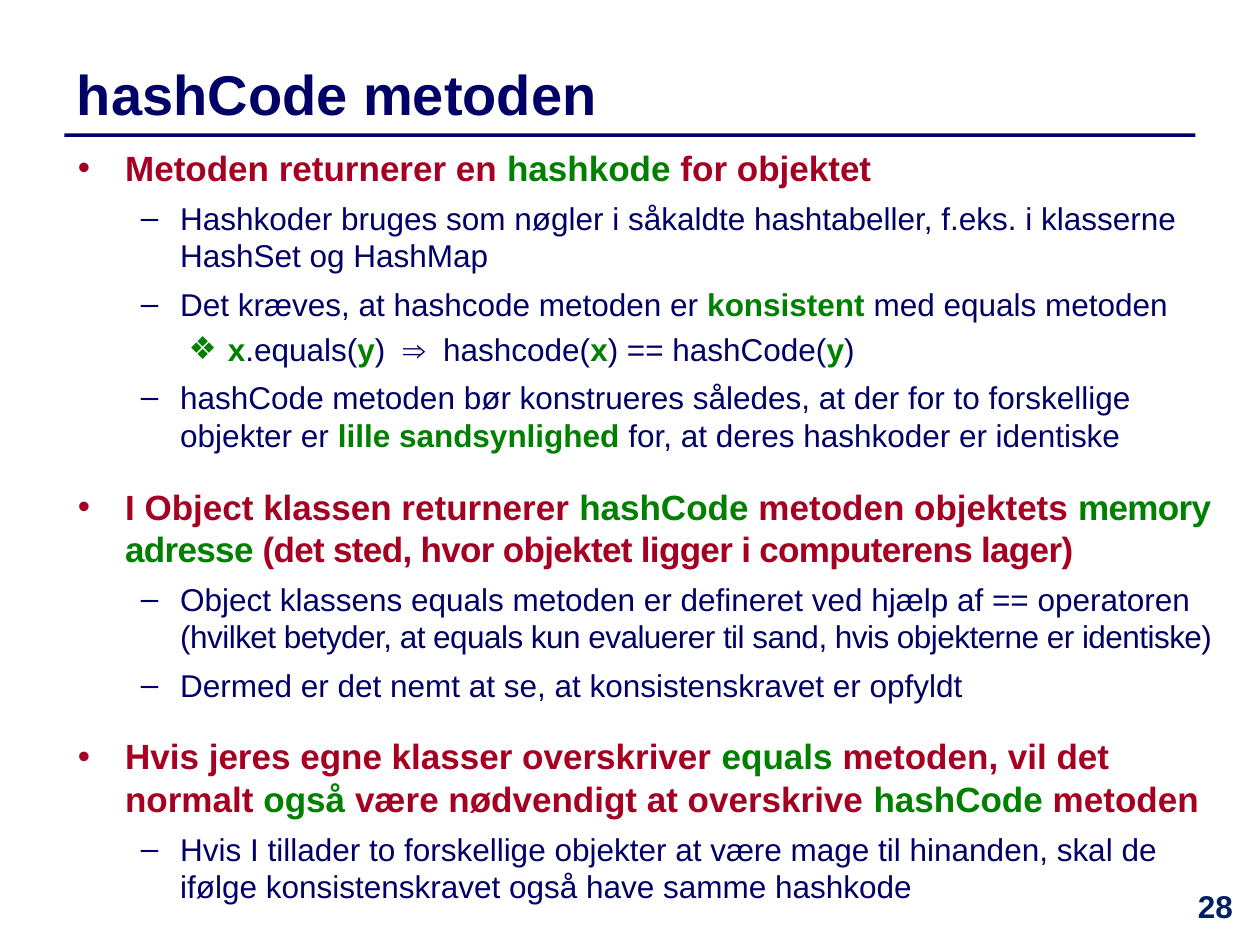
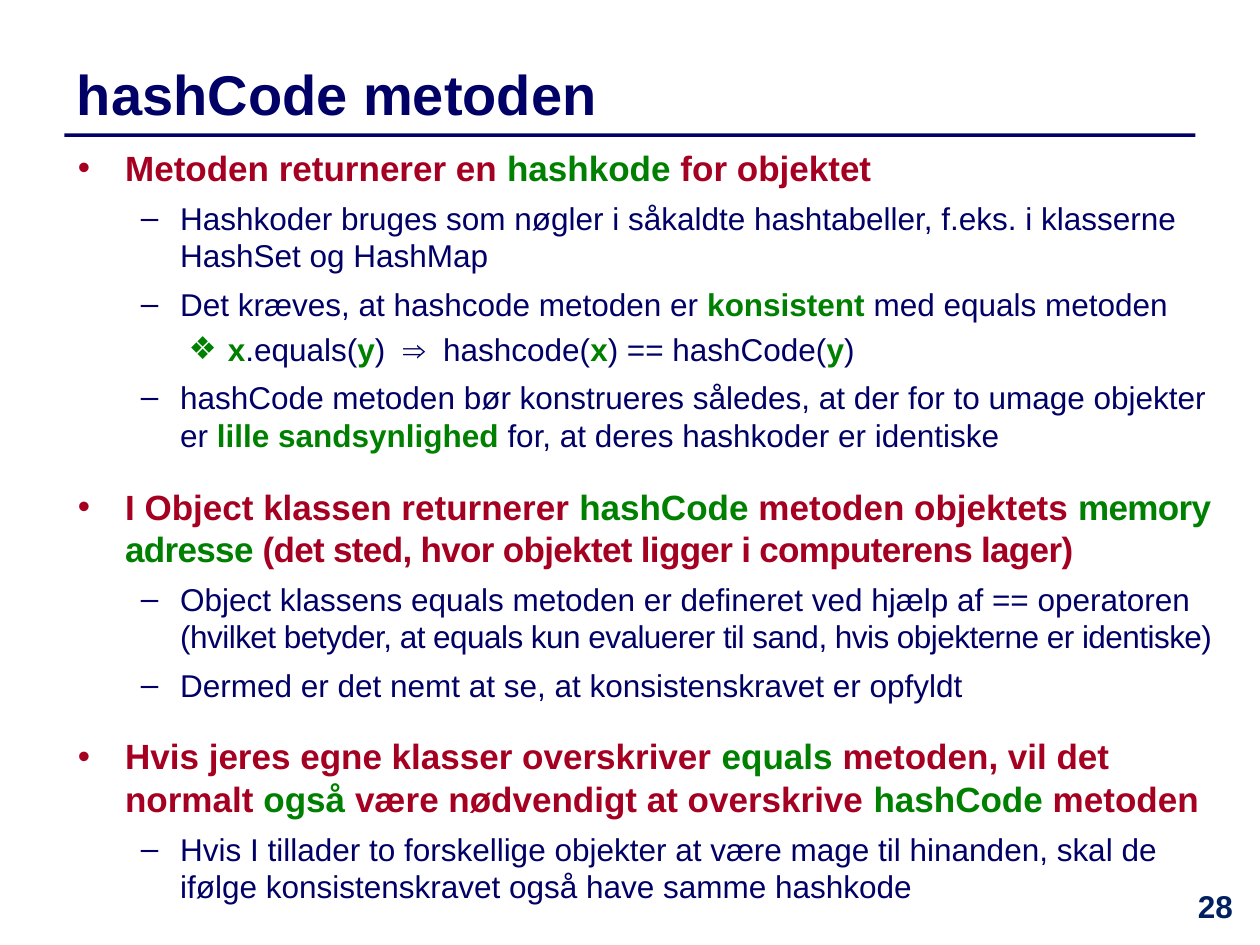
Before and after one commit to IntProgAU/Materiale, a slide deck: slide 28 of web/e22/uge_11/Slides-Uge11.pptx. Drawn at 1260x945 pixels with LibreOffice and Linux fonts; fonts in the diff are those of the drawing. Boxes give left, top, right and bottom in pixels: in the first picture for what was removed or moved away, otherwise in the second. Text is boxed around its words. In the diff, an @@ line names an element or a change of style, - is before the commit and + after.

```diff
--- a/web/e22/uge_11/Slides-Uge11.pptx
+++ b/web/e22/uge_11/Slides-Uge11.pptx
@@ text at [180,384,1206,453]: text changed @@
-  – hashCode metoden bør konstrueres således, at der for to forskellige objekter er lille sandsynlighed for, at deres hashkoder er identiske
+  – hashCode metoden bør konstrueres således, at der for to umage objekter er lille sandsynlighed for, at deres hashkoder er identiske
```
Also in this commit, not shown: 18 other slides changed, 1 other file.
